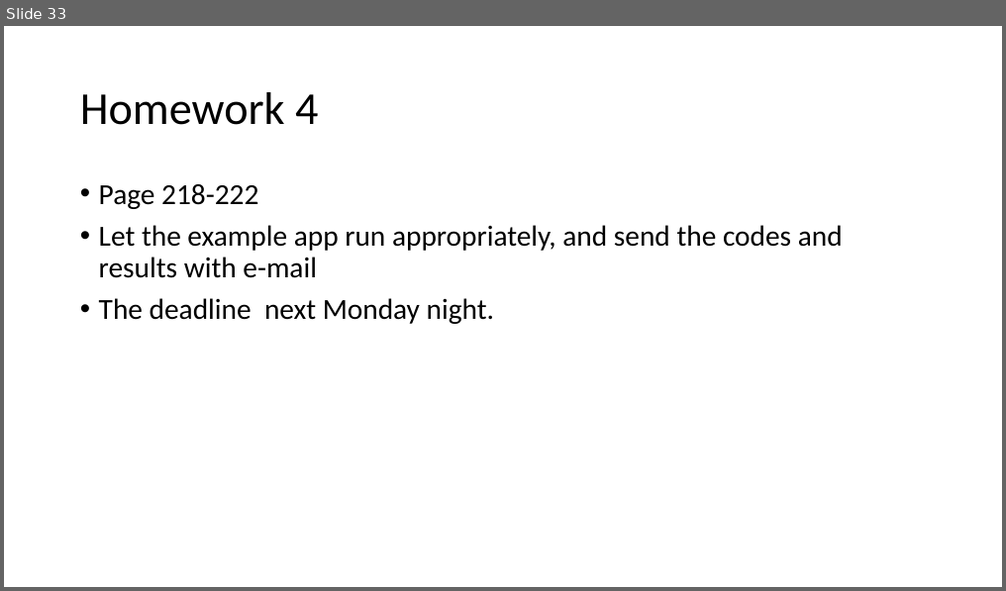
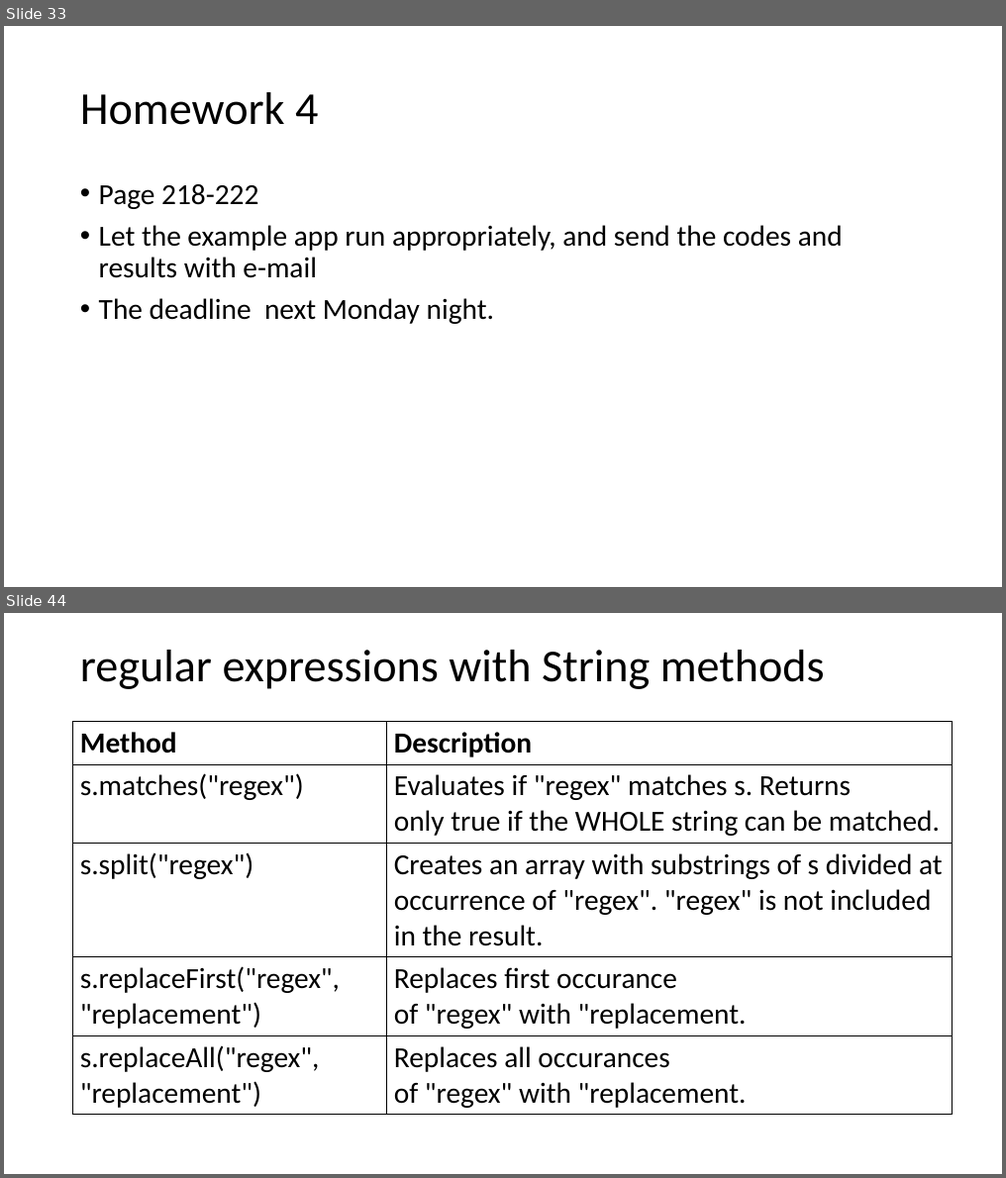
Before and after one commit to tanglw2020/android-class, a slide deck: android activity and intent.pptx. Shown one above the other, each under a label of ours: slide 33 before the commit, slides 33 and 44 after it; the slides between them are not shown. The pictures are 1006x591 and 1006x1178 pixels, drawn with LibreOffice and Linux fonts; fonts in the diff are those of the drawing. Boxes give left, top, right and bottom in pixels: in the first picture for what was removed or moved away, otherwise in the second. Text is boxed around its words. In the diff, an @@ line names an element or a change of style, - is before the commit and + after.

```diff
--- a/android activity and intent.pptx
+++ b/android activity and intent.pptx
@@ slide 44 added at <box>4,613,1002,1174</box>, background #FFFFFF @@
@@ title added at <box>80,650,825,689</box>, 44 pt, text #000000 @@
+regular expressions with String methods
@@ table added at <box>73,722,951,1112</box>, 5 rows, 2 columns @@
+Method | Description
+s.matches("regex") | Evaluates if "regex" matches s. Returns only true if the WHOLE string can be matched.
+s.split("regex") | Creates an array with substrings of s divided at occurrence of "regex". "regex" is not included in the result.
+s.replaceFirst("regex", "replacement") | Replaces first occurance of "regex" with "replacement.
+s.replaceAll("regex", "replacement") | Replaces all occurances of "regex" with "replacement.
```
Also in this commit, not shown: 1 slide changed, 14 other slides added, 1 other file.
